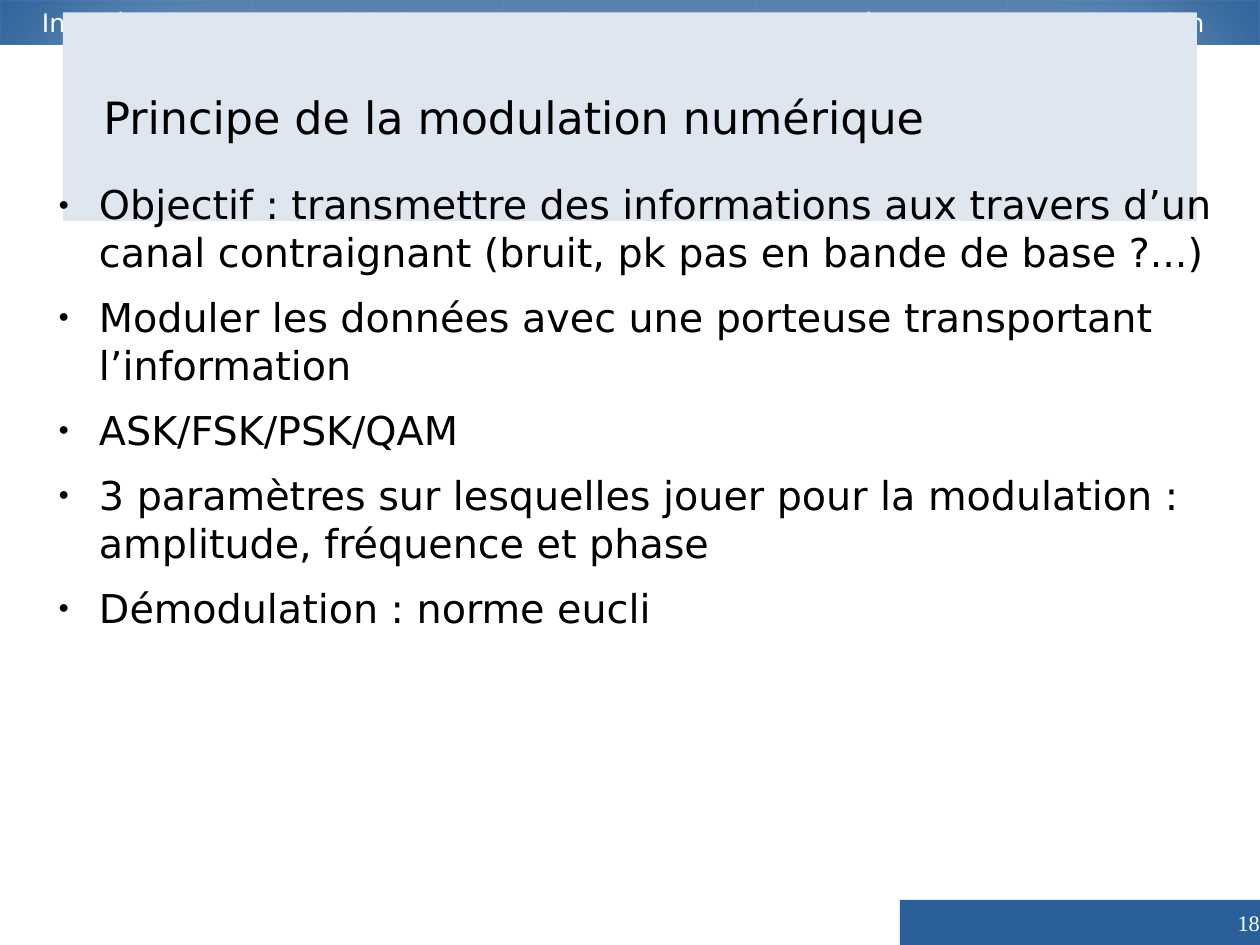
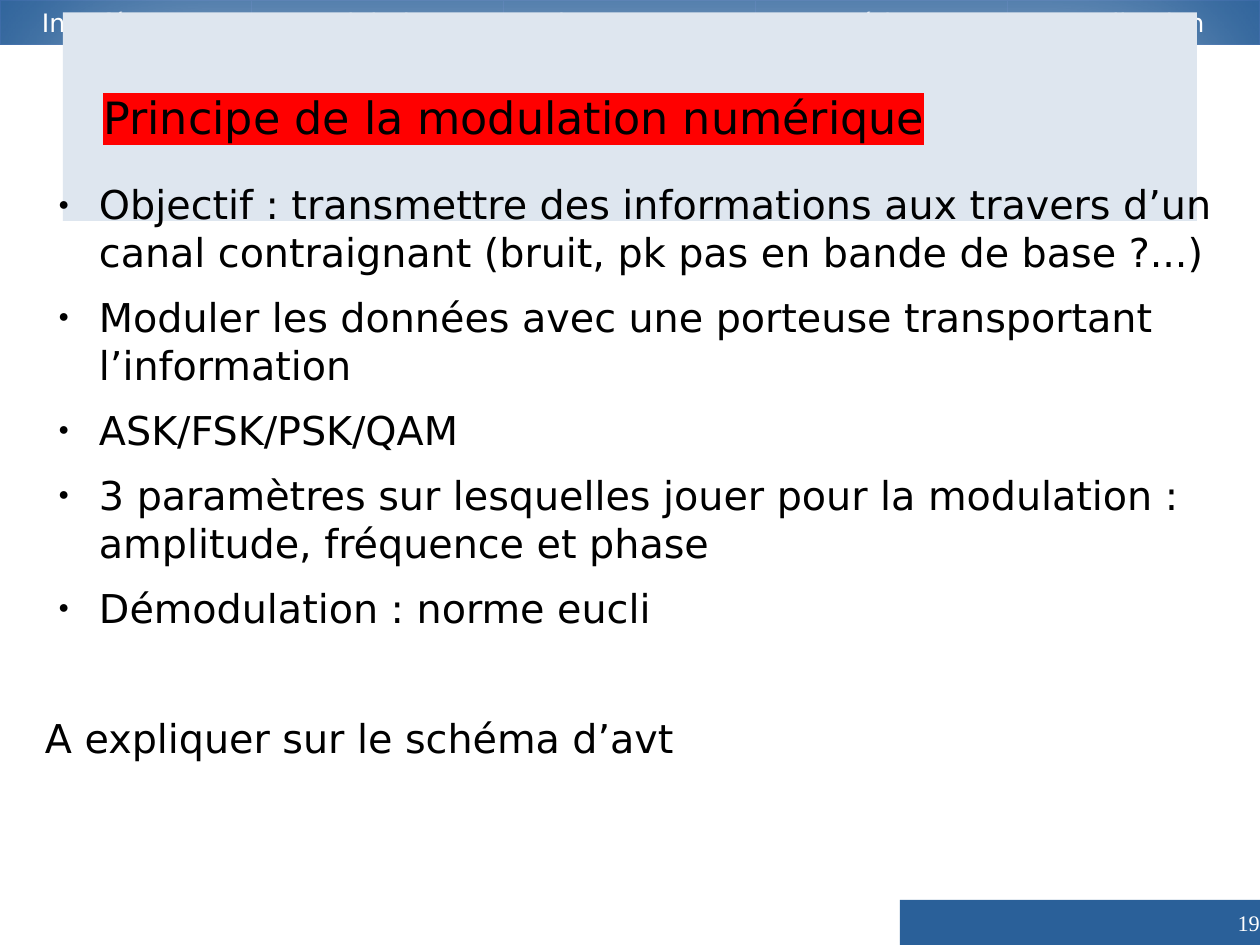
Before and after one commit to Vzrod/tipe, a slide deck: slide 19 of TIPE.odp (slide 18 before the commit). Drawn at 1260x945 pixels with LibreOffice and Linux fonts; fonts in the diff are those of the drawing. Boxes give left, top, right and bottom in pixels: in the first picture for what was removed or moved away, otherwise in the second. Text is boxed around its words. In the diff, an @@ line names an element or a change of style, - is before the commit and + after.

```diff
--- a/TIPE.odp
+++ b/TIPE.odp
@@ title "Principe de la modulation numérique" at box(63, 13, 1197, 221): highlight none to #FF0000 @@
@@ text at box(45, 721, 673, 762): paragraph added @@
+A expliquer sur le schéma d’avt
@@ page number at box(1238, 916, 1260, 931): text changed @@
-18
+19
```
Also in this commit, not shown: 1 other slide changed, 7 slides added, 2 slides removed, 3 other files.
